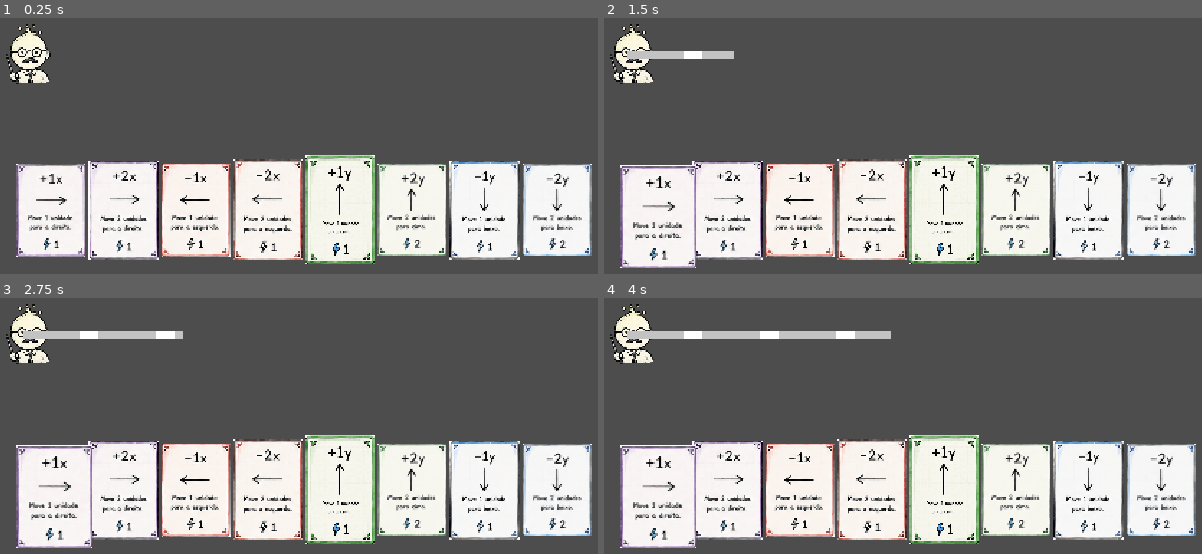
Above: before the commit, frames 1-4 (two rows, left to right).
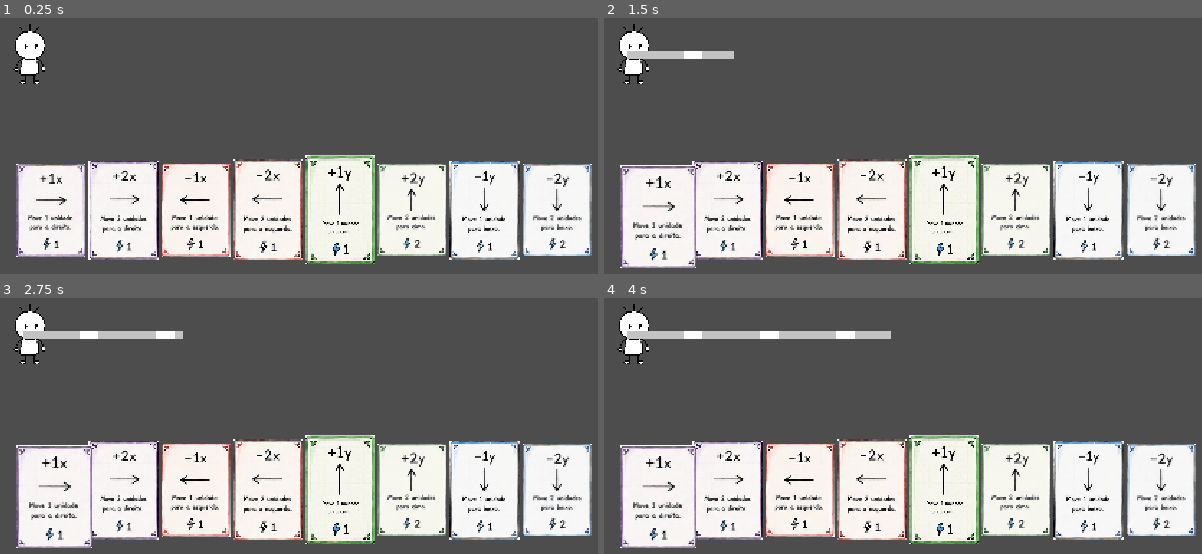
Above: after the commit, the same moments.

Repository: catolica-faculdade/incognita-deck
Game: Godot game, scene res://main/main.tscn
Two runs of this game, one before a commit and one after it. Both use one fixed random seed, a clock stepped at 60 frames per second and the inputs below.
Inputs (mouse positions are in pixels of both pictures, inside the frame that each line leads up to):
- Up to frame 1 (0.25 s): no input
- Up to frame 2 (1.5 s): click (657, 210) at 0.52 s; click (657, 217) at 1.27 s
- Up to frame 3 (2.75 s): click (53, 497) at 2.02 s
- Up to frame 4 (4 s): tap Enter at 2.75 s; tap Space at 3.5 s

The runs differ from the first frame. In frame 1, 1.1% of the frame differs, in the area x 1-9%, y 2-26%; in frame 2, 1.0%; in frame 3, 1.0%; in frame 4, 1.0%.

Commit message:
feat: adicionando player

Diff:
--- a/world/player/player.tscn
+++ b/world/player/player.tscn
@@ -1,7 +1,7 @@
 [gd_scene format=3 uid="uid://vvyq6orywab5"]
 
 [ext_resource type="Script" uid="uid://djhv3uogaonss" path="res://world/player/player.gd" id="1_yynsy"]
-[ext_resource type="Texture2D" uid="uid://caipfb426ompc" path="res://assets/enemies/teacher.png" id="2_bvkkv"]
+[ext_resource type="Texture2D" uid="uid://q7m52kn465on" path="res://assets/player.png" id="2_bvkkv"]
 
 [sub_resource type="CapsuleShape2D" id="CapsuleShape2D_ccwxv"]
 radius = 32.0
@@ -18,6 +18,6 @@
 shape = SubResource("CapsuleShape2D_ccwxv")
 
 [node name="Sprite2D" type="Sprite2D" parent="Player" unique_id=231718088]
-position = Vector2(4, 0)
-scale = Vector2(0.33472222, 0.3420139)
+position = Vector2(8, 7)
+scale = Vector2(0.13, 0.133)
 texture = ExtResource("2_bvkkv")
Binary file added: assets/player.png
Not shown, added: assets/player.png.import
